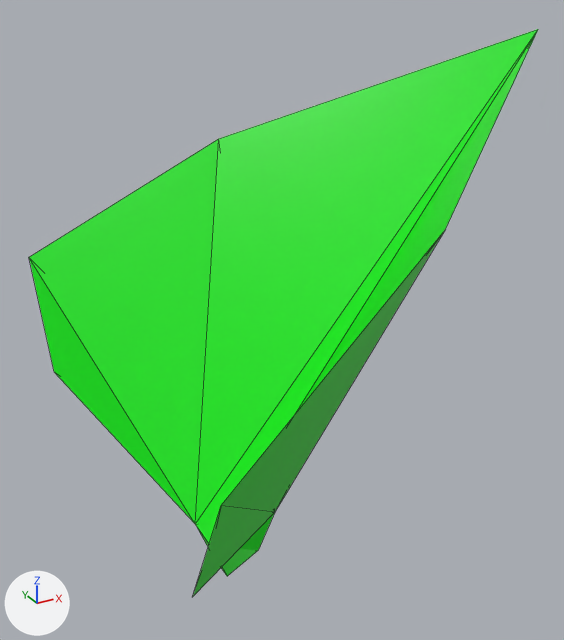
One commit to the Blender file Assets/Plants/Models/Leaves/leaf.blend: the scene before it, then after it.
Rendered twice from a 50 mm lens placed at (-0.529, -1.163, 1.093), pointed at (0.129, 0.033, 0.495). The lights are fixed; the arrows at lower left show +X, +Y and +Z. Mesh edges are drawn as thin lines.

Names of what the first picture shows: 'Leaf'.
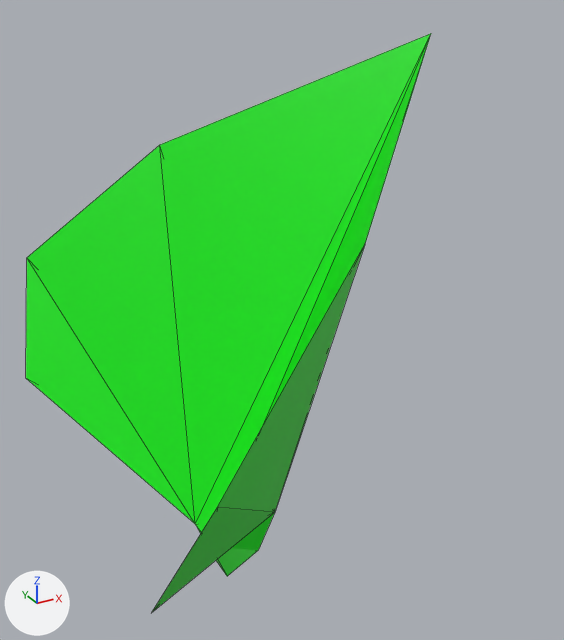
Location of each change, [x1, y1, x2, y2] in pixels of the pictures (564 x 640 px):
'Leaf', reshaped (20% narrower)
    before: [29, 29, 538, 596]
    after: [26, 34, 431, 612]

The edits, one by one:
me_cube has 13 vertices, 20 faces and spans x -0.489..0.493, y -0.673..0.237, z -0.007..0.996.
me_cube is used by ob_leaf; location (0.0, 0.0, 0.005); rotation (0.0, 0.0, 1.571), in degrees (0, 0, 90).
Part 1, on me_cube:
Vertex 2 of me_cube moves from (-0.378, 0.237, 0.311) at pixel (192, 597) to (-0.378, 0.296, 0.311) at pixel (151, 613).
Vertex 3 of me_cube moves from (-0.489, 0.237, 0.537) at pixel (221, 505) to (-0.489, 0.241, 0.537) at pixel (217, 506).
Vertex 4 of me_cube moves from (-0.369, -0.163, 0.772) at pixel (445, 229) to (-0.369, -0.03, 0.772) at pixel (365, 243).
Vertex 9 of me_cube moves from (0.382, 0.237, 0.311) at pixel (54, 372) to (0.382, 0.296, 0.311) at pixel (25, 378).
Vertex 10 of me_cube moves from (0.493, 0.237, 0.537) at pixel (28, 257) to (0.493, 0.241, 0.537) at pixel (26, 257).
Vertex 11 of me_cube moves from (0.373, -0.163, 0.772) at pixel (218, 138) to (0.373, -0.03, 0.772) at pixel (159, 144).
Vertex 12 of me_cube moves from (0.002, -0.673, 0.996) at pixel (538, 29) to (0.002, -0.414, 0.996) at pixel (431, 33).
